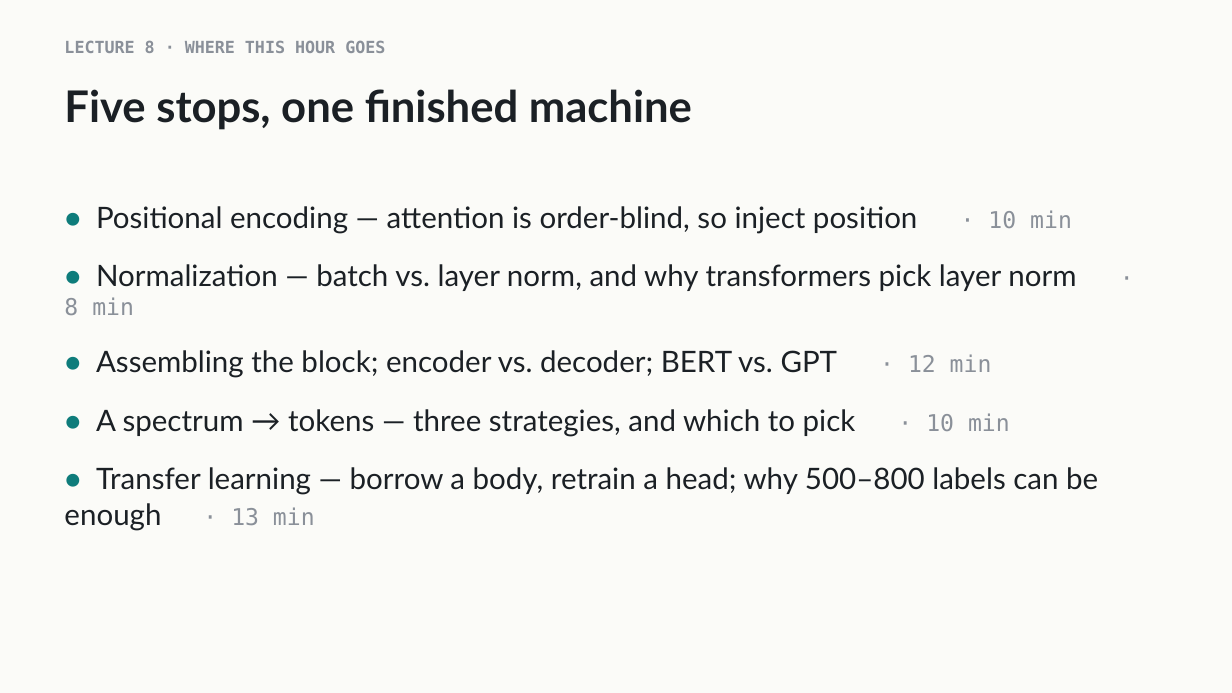
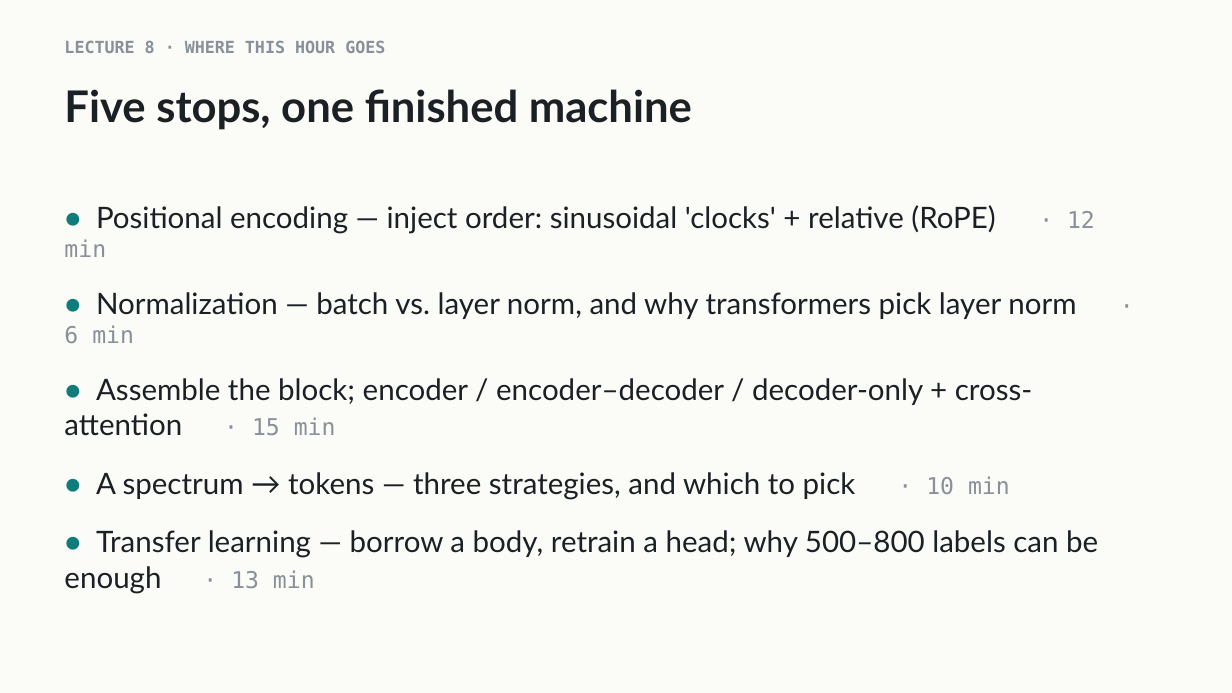
Before and after one commit to indigobio/msacl_dl_course, a slide deck: slide 2 of slides/pptx/lecture08_transformer.pptx. Drawn at 1232x693 pixels with LibreOffice and Linux fonts; fonts in the diff are those of the drawing. Boxes give left, top, right and bottom in pixels: in the first picture for what was removed or moved away, otherwise in the second. Text is boxed around its words. In the diff, an @@ line names an element or a change of style, - is before the commit and + after.

Commit message:
Lecture 8: expand transformer (PE heatmap, RoPE, cross-attention, 3 families); rewrite Quiz 8 to context=K/V; introduce Casanovo on first use

```diff
--- a/slides/pptx/lecture08_transformer.pptx
+++ b/slides/pptx/lecture08_transformer.pptx
@@ text at bbox=[64, 205, 1095, 436]: text changed @@
-• Positional encoding — attention is order-blind, so inject position · 10 min
-• Normalization — batch vs. layer norm, and why transformers pick layer norm · 8 min
-• Assembling the block; encoder vs. decoder; BERT vs. GPT · 12 min
+• Positional encoding — inject order: sinusoidal 'clocks' + relative (RoPE) · 12 min
+• Normalization — batch vs. layer norm, and why transformers pick layer norm · 6 min
+• Assemble the block; encoder / encoder–decoder / decoder-only + cross-attention · 15 min
```
Also in this commit, not shown: 6 other slides changed, 4 slides added, 1 slide removed, 9 other files.
